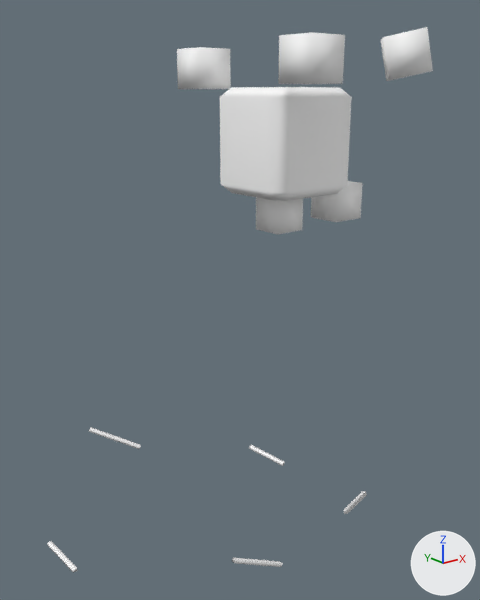
The FBX model Reference/Resource/Mesh/Animation/Effect/E_BG_Mizu.fbx as it was, and as the next commit left it.
The view is the same before and after, from a 50 mm camera at (-0.0451, -0.0494, 0.0046) aimed at (-0.0023, 0.004, -0.0168). The lights are fixed; the arrows at lower right show +X, +Y and +Z. Where no turn or scale is listed for an object, it has been applied to the vertices.

Names of what the first picture shows: 'core', 'drop3', 'line1', 'line2', 'line3', 'line4', 'line5', 'particleL1', 'particleL5', 'particleL6', 'particleL7'.
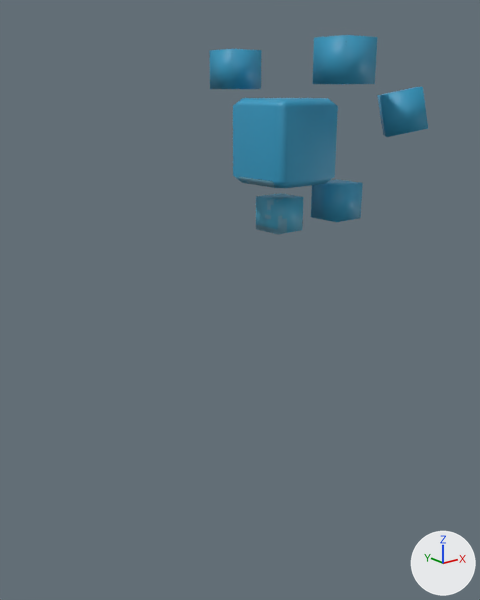
Boxes (x1, y1, x2, y2) around the edits, measured in the pictures (480 x 600 px):
```json
{"object": "core", "change": "surface changed, rescaled", "before": [220, 87, 352, 201], "after": [233, 98, 338, 188], "on screen": "20% narrower, 21% shorter"}
{"object": "particleL5", "change": "surface changed, moved", "before": [278, 32, 345, 84], "after": [313, 35, 377, 84]}
{"object": "particleL1", "change": "surface changed, moved", "before": [381, 27, 433, 81], "after": [377, 87, 428, 137]}
{"object": "particleL6", "change": "surface changed, moved", "before": [177, 47, 231, 89], "after": [210, 49, 261, 89]}
{"object": "particleL7", "change": "surface changed", "before": [311, 179, 363, 222], "after": [311, 179, 363, 222], "on screen": "grey to blue"}
{"object": "drop3", "change": "surface changed", "before": [256, 193, 303, 234], "after": [256, 193, 303, 234], "on screen": "grey to cyan"}
{"object": "line1", "change": "surface changed, moved", "before": [232, 558, 283, 567], "on screen": "not visible afterwards"}
{"object": "line4", "change": "surface changed, moved", "before": [89, 427, 141, 449], "on screen": "not visible afterwards"}
{"object": "line5", "change": "surface changed, moved", "before": [47, 541, 78, 573], "on screen": "not visible afterwards"}
{"object": "line2", "change": "surface changed, moved", "before": [249, 445, 285, 466], "on screen": "not visible afterwards"}
{"object": "line3", "change": "surface changed, moved", "before": [344, 491, 367, 514], "on screen": "not visible afterwards"}
```

Scene script edits in JSON lines:
```json
{"op": "add", "block": "img_e_bg_mizu_png", "code": ["img_e_bg_mizu_png = load_image('E_BG_Mizu.png', 'E_BG_Mizu.png', 1024, 1024, 'sRGB')"]}
{"op": "remove", "block": "mat_lambert1", "code": "mat_lambert1.base_color = (1.0, 1.0, 1.0)  # white #ffffff"}
{"op": "set", "path": "mat_lambert1.roughness", "old": "0.553", "new": "0.5"}
{"op": "add", "block": "mat_lambert1", "code": "mat_lambert1.texture = img_e_bg_mizu_png  # with its transparency"}
{"op": "set", "path": "ob_particlel1.location", "old": "(0.0078, -0.0078, 0.0078)", "new": "(0.0078, -0.0078, 0.0028)"}
{"op": "set", "path": "ob_line1.location", "old": "(-0.0088, -0.0071, -0.04)", "new": "(0.0, 0.0001, 0.0)"}
{"op": "set", "path": "ob_particlel6.location", "old": "(-0.004, 0.0077, 0.0068)", "new": "(0.0, 0.0077, 0.0068)"}
{"op": "set", "path": "ob_core.scale", "old": "(1.0, 1.0, 1.0)", "new": "(0.8, 0.8, 0.8)"}
{"op": "set", "path": "ob_line2.location", "old": "(0.0051, 0.0078, -0.04)", "new": "(0.0, 0.0001, 0.0)"}
{"op": "set", "path": "ob_particlel5.location", "old": "(-0.004, -0.0075, 0.0071)", "new": "(0.0, -0.0075, 0.0071)"}
{"op": "set", "path": "ob_line4.location", "old": "(-0.0079, 0.0241, -0.04)", "new": "(0.0, 0.0001, 0.0)"}
{"op": "set", "path": "ob_line3.location", "old": "(0.006, -0.0062, -0.04)", "new": "(0.0, 0.0001, 0.0)"}
{"op": "set", "path": "ob_line5.location", "old": "(-0.0236, 0.006, -0.04)", "new": "(0.0, 0.0001, 0.0)"}
```
